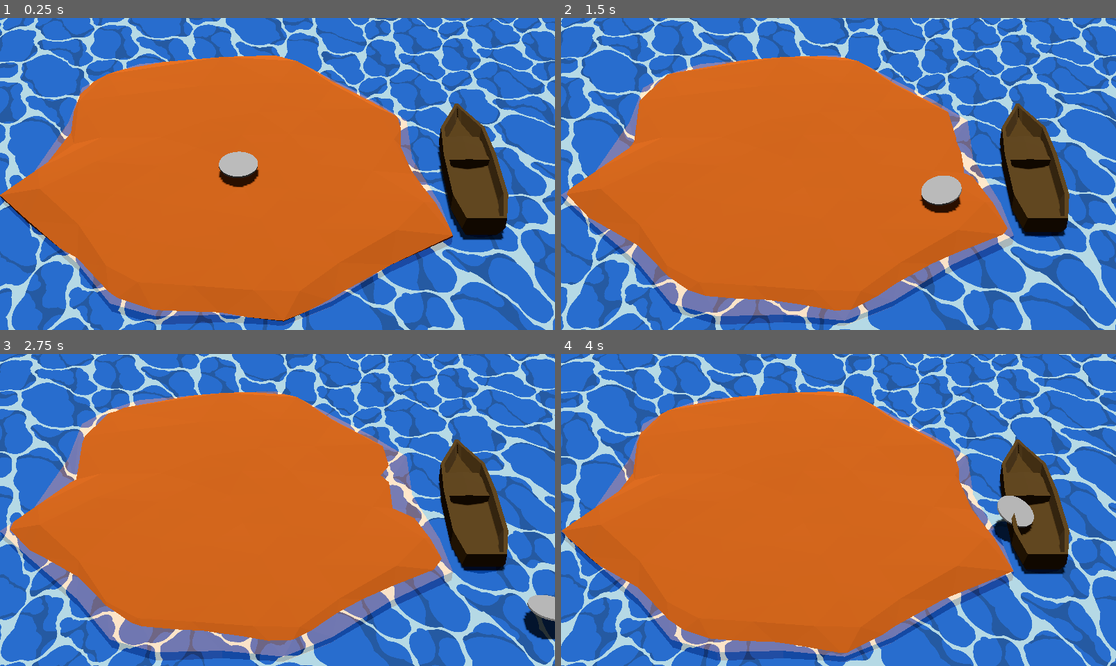
Above: before the commit, frames 1-4 (two rows, left to right).
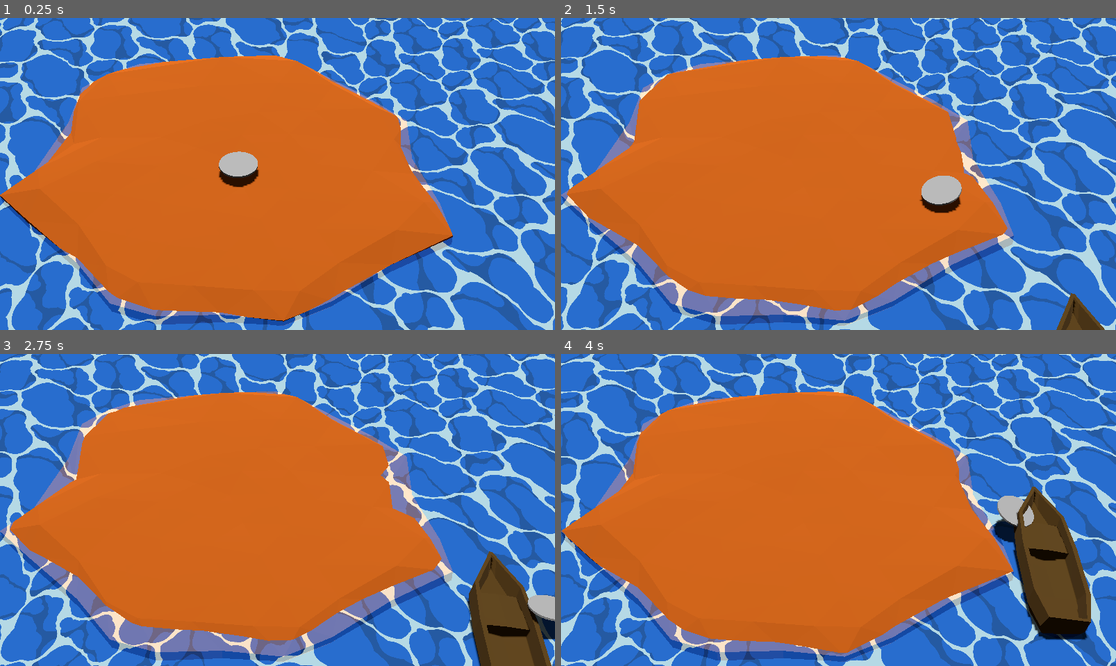
Above: after the commit, the same moments.

Repository: nikolajbaer/ldj56
Game: Godot game, scene res://root.tscn
Two runs of this game, one before a commit and one after it. Both use one fixed random seed, a clock stepped at 60 frames per second and the inputs below.
Inputs (mouse positions are in pixels of both pictures, inside the frame that each line leads up to):
- Up to frame 1 (0.25 s): no input
- Up to frame 2 (1.5 s): move the mouse to (960, 158) at 0.52 s; hold Right (right) 0.53-1.28 s; move the mouse to (727, 189) at 1.27 s; hold Down (down) from 1.28 s (still down)
- Up to frame 3 (2.75 s): move the mouse to (333, 441) at 2.02 s; release Down (down) at 2.03 s; hold Right (right) from 2.03 s (still down)
- Up to frame 4 (4 s): move the mouse to (810, 572) at 2.77 s; release Right (right) at 2.78 s; hold Up (up) 2.78-3.53 s; move the mouse to (1005, 556) at 3.52 s; hold Left (left) from 3.53 s (still down)

The runs differ from the first frame. In frame 1, 4.0% of the frame differs, in the area x 78-92%, y 27-72%; in frame 2, 4.4%; in frame 3, 7.2%, in the area x 78-100%, y 27-100%; in frame 4, 5.3%.

Commit message:
add animation player

Diff:
--- a/root.gd
+++ b/root.gd
@@ -4,7 +4,7 @@
 var Creature = preload("res://creature.tscn")
 # Called when the node enters the scene tree for the first time.
 func _ready() -> void:
-	pass
+	$AnimationPlayer.play("boat_enter")
 	#Input.mouse_mode = Input.MOUSE_MODE_CAPTURED
 
 # Called every frame. 'delta' is the elapsed time since the previous frame.
@@ -37,3 +37,8 @@
 			#Input.mouse_mode = Input.MOUSE_MODE_VISIBLE
 		#elif Input.mouse_mode == Input.MOUSE_MODE_VISIBLE:
 			#Input.mouse_mode = Input.MOUSE_MODE_CAPTURED
+
+
+func _on_animation_player_animation_finished(anim_name: StringName) -> void:
+	if anim_name == "boat_enter":
+		$AnimationPlayer.play("boat_rock",-3)
--- a/root.tscn
+++ b/root.tscn
@@ -50,6 +50,90 @@
 sky = SubResource("Sky_lt4y7")
 ambient_light_color = Color(0.0868525, 0.363627, 0.778959, 1)
 
+[sub_resource type="Animation" id="Animation_pn0td"]
+resource_name = "boat_enter"
+length = 5.0
+tracks/0/type = "value"
+tracks/0/imported = false
+tracks/0/enabled = true
+tracks/0/path = NodePath("Boat:position")
+tracks/0/interp = 1
+tracks/0/loop_wrap = true
+tracks/0/keys = {
+"times": PackedFloat32Array(0, 5),
+"transitions": PackedFloat32Array(1, 1),
+"update": 0,
+"values": [Vector3(12, 0, 20), Vector3(12, 0, 0)]
+}
+
+[sub_resource type="Animation" id="Animation_3hss5"]
+length = 0.001
+tracks/0/type = "value"
+tracks/0/imported = false
+tracks/0/enabled = true
+tracks/0/path = NodePath("Boat:position")
+tracks/0/interp = 1
+tracks/0/loop_wrap = true
+tracks/0/keys = {
+"times": PackedFloat32Array(0),
+"transitions": PackedFloat32Array(1),
+"update": 0,
+"values": [Vector3(12, 0, 0)]
+}
+tracks/1/type = "value"
+tracks/1/imported = false
+tracks/1/enabled = true
+tracks/1/path = NodePath("Boat:rotation")
+tracks/1/interp = 1
+tracks/1/loop_wrap = true
+tracks/1/keys = {
+"times": PackedFloat32Array(0),
+"transitions": PackedFloat32Array(1),
+"update": 0,
+"values": [Vector3(0, 0, -0.174533)]
+}
+
+[sub_resource type="Animation" id="Animation_7hbo4"]
+resource_name = "boat_exit"
+length = 6.0
+tracks/0/type = "value"
+tracks/0/imported = false
+tracks/0/enabled = true
+tracks/0/path = NodePath("Boat:position")
+tracks/0/interp = 1
+tracks/0/loop_wrap = true
+tracks/0/keys = {
+"times": PackedFloat32Array(0, 6),
+"transitions": PackedFloat32Array(1, 1),
+"update": 0,
+"values": [Vector3(12, 0, 0), Vector3(12, 0, -25)]
+}
+
+[sub_resource type="Animation" id="Animation_nn7di"]
+resource_name = "boat_rock"
+length = 6.0
+loop_mode = 1
+tracks/0/type = "value"
+tracks/0/imported = false
+tracks/0/enabled = true
+tracks/0/path = NodePath("Boat:rotation")
+tracks/0/interp = 1
+tracks/0/loop_wrap = true
+tracks/0/keys = {
+"times": PackedFloat32Array(0, 3),
+"transitions": PackedFloat32Array(1, 1),
+"update": 0,
+"values": [Vector3(0, 0, -0.174533), Vector3(0, 0, 0.174533)]
+}
+
+[sub_resource type="AnimationLibrary" id="AnimationLibrary_r0dqb"]
+_data = {
+"RESET": SubResource("Animation_3hss5"),
+"boat_enter": SubResource("Animation_pn0td"),
+"boat_exit": SubResource("Animation_7hbo4"),
+"boat_rock": SubResource("Animation_nn7di")
+}
+
 [node name="root" type="Node3D"]
 script = ExtResource("1_pdsvo")
 
@@ -91,6 +175,12 @@
 environment = SubResource("Environment_838tx")
 
 [node name="Boat" parent="." instance=ExtResource("4_wum8f")]
-transform = Transform3D(1, 0, 0, 0, 1, 0, 0, 0, 1, 12, 0, 0)
+transform = Transform3D(0.984808, 0.173648, 0, -0.173648, 0.984808, 0, 0, 0, 1, 12, 0, 0)
+
+[node name="AnimationPlayer" type="AnimationPlayer" parent="."]
+libraries = {
+"": SubResource("AnimationLibrary_r0dqb")
+}
 
 [connection signal="timeout" from="Timer" to="." method="_on_timer_timeout"]
+[connection signal="animation_finished" from="AnimationPlayer" to="." method="_on_animation_player_animation_finished"]
Not shown: 1 places in root.tscn that only renumber resources
